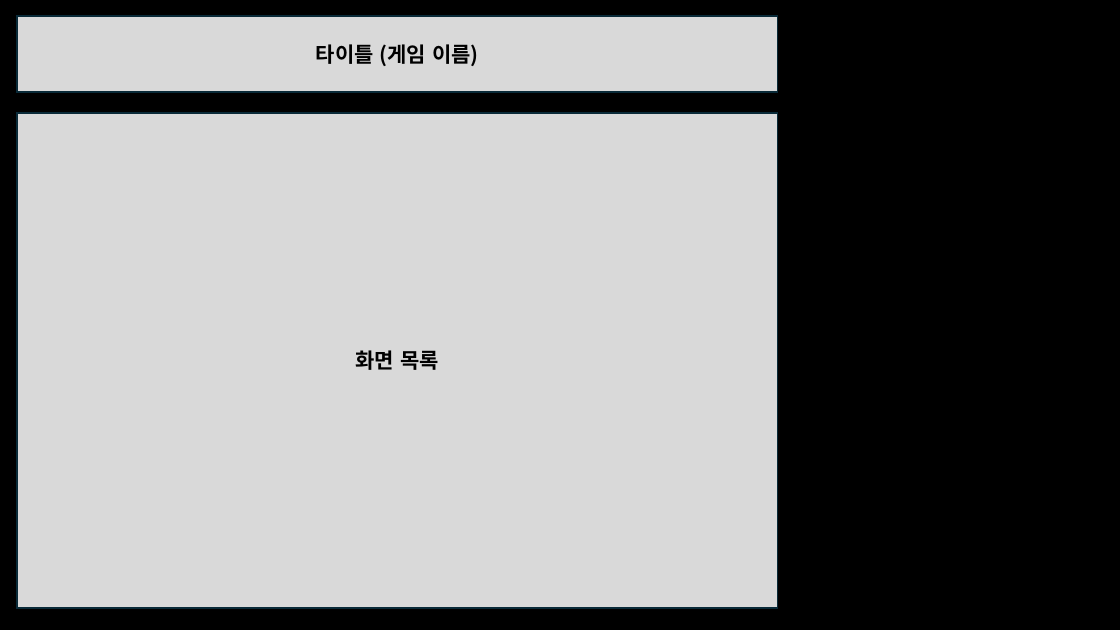
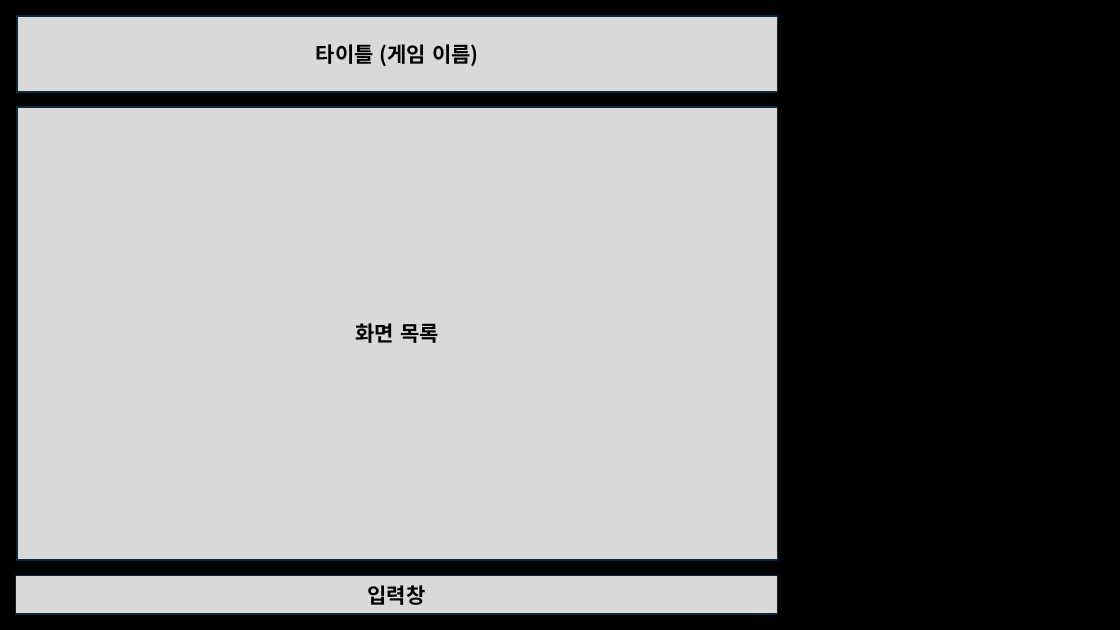
Before and after one commit to lsu0503/TextRPG_TeamProject2nd, a slide deck: slide 2 of Documents/TextRPG_와이어프레임.pptx. Drawn at 1120x630 pixels with LibreOffice and Linux fonts; fonts in the diff are those of the drawing. Boxes give left, top, right and bottom in pixels: in the first picture for what was removed or moved away, otherwise in the second. Text is boxed around its words. In the diff, an @@ line names an element or a change of style, - is before the commit and + after.

```diff
--- a/Documents/TextRPG_와이어프레임.pptx
+++ b/Documents/TextRPG_와이어프레임.pptx
@@ rectangle "화면 목록": place and size @@
-rectangle "화면 목록" at (17,113,778,608)
+rectangle "화면 목록" at (17,107,778,560)
@@ rectangle added at (15,576,777,614), fill #D9D9D9, outline #092A39 1.5 pt, 18 pt, text #000000, bold @@
+입력창
```
Also in this commit, not shown: 4 other slides changed, 5 slides removed, 1 other file.
